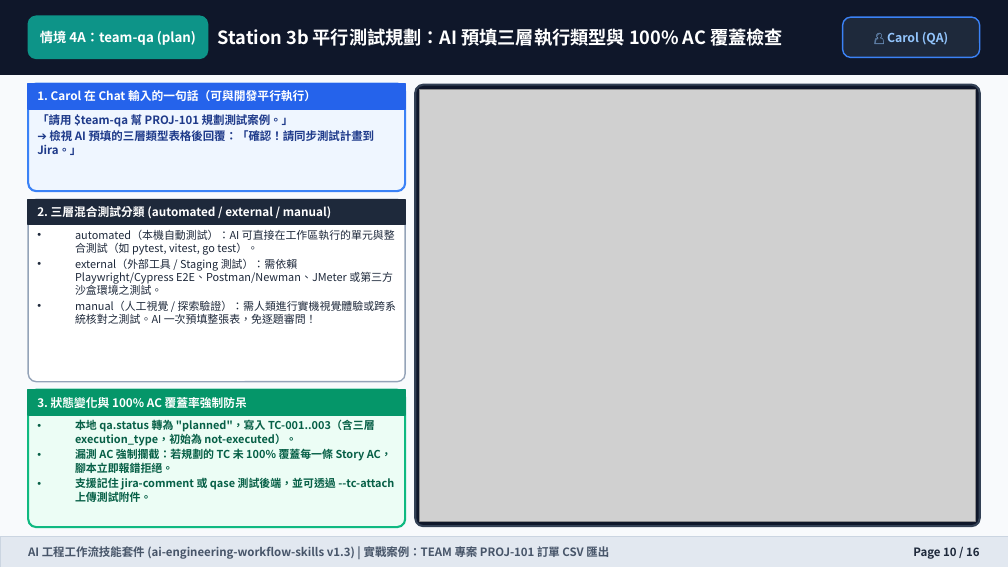
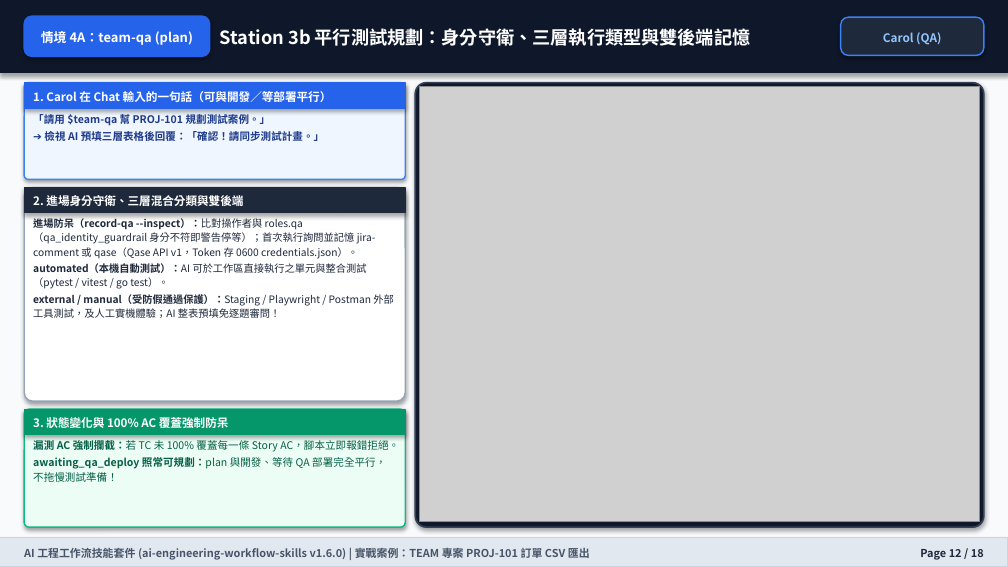
Before and after one commit to wilsonliu123/ai-engineering-workflow-skills, a slide deck: slide 12 of docs/training-manual.pptx (slide 10 before the commit). Drawn at 1008x567 pixels with LibreOffice and Linux fonts; fonts in the diff are those of the drawing; grey boxes stand for pictures. Boxes give left, top, right and bottom in pixels: in the first picture for what was removed or moved away, otherwise in the second. Text is boxed around its words. In the diff, an @@ line names an element or a change of style, - is before the commit and + after.

Commit message:
docs(ppt): sync training-manual.pptx and slide assets to v1.6.0

```diff
--- a/docs/training-manual.pptx
+++ b/docs/training-manual.pptx
@@ rounded rectangle: place and size @@
-rounded rectangle at [28,16,208,58]
+rounded rectangle at [24,16,210,56]
@@ rounded rectangle at [24,16,210,56]: fill #0D9488 to #2563EB; outline #0D9488 1 pt to #2563EB 1 pt; shadow on @@
@@ text "情境 4A：team-qa (plan)" at [41,31,193,45]: size 9.5 to 9.2 pt; line spacing 1 to 1.18 @@
@@ text at [220,28,751,46]: text changed @@
-Station 3b 平行測試規劃：AI 預填三層執行類型與 100% AC 覆蓋檢查
+Station 3b 平行測試規劃：身分守衛、三層執行類型與雙後端記憶
@@ rounded rectangle: place and size @@
-rounded rectangle at [843,17,980,57]
+rounded rectangle at [841,17,984,55]
@@ text at [883,32,941,45]: text changed; size 8.8 to 8.4 pt @@
-👤 Carol (QA)
+Carol (QA)
@@ rectangle: place and size @@
-rectangle at [28,84,405,109]
+rectangle at [24,83,405,108]
@@ rounded rectangle: place and size @@
-rounded rectangle at [28,84,405,192]
+rounded rectangle at [24,83,405,179]
@@ rounded rectangle at [24,83,405,179]: outline #3B82F6 1.5 pt to #3B82F6 1 pt; shadow on; proportions changed @@
@@ rounded rectangle: place and size @@
-rounded rectangle at [415,85,980,526]
+rounded rectangle at [415,83,984,527]
@@ rounded rectangle at [415,83,984,527]: outline #334155 1.5 pt to #334155 1.2 pt; shadow on; proportions changed @@
@@ picture: place and size @@
-picture at [419,90,976,521]
+picture at [419,87,980,521]
@@ text at [33,114,271,126]: size 8.2 to 7.5 pt in "「請用 $team-qa 幫 PROJ-101 規劃測試案例。」"; line spacing 1 to 1.15 @@
@@ text at [33,91,332,102]: text changed; size 8.4 to 8.3 pt @@
-1. Carol 在 Chat 輸入的一句話（可與開發平行執行）
+1. Carol 在 Chat 輸入的一句話（可與開發／等部署平行）
@@ text at [44,129,324,143]: text changed; size 8.2 to 7.5 pt @@
-➔ 檢視 AI 預填的三層類型表格後回覆：「確認！請同步測試計畫到 Jira。」
+➔ 檢視 AI 預填三層表格後回覆：「確認！請同步測試計畫。」
@@ rounded rectangle: place and size @@
-rounded rectangle at [28,200,405,382]
+rounded rectangle at [24,187,405,401]
@@ rounded rectangle at [24,187,405,401]: shadow on; proportions changed @@
@@ rectangle: place and size @@
-rectangle at [28,200,405,225]
+rectangle at [24,187,405,213]
@@ text at [33,195,243,206]: text changed; size 8.4 to 8.3 pt @@
-2. 三層混合測試分類 (automated / external / manual)
+2. 進場身分守衛、三層混合分類與雙後端
@@ text at [33,218,393,318]: text changed; size 7.8 to 7.3 pt @@
-• automated（本機自動測試）：AI 可直接在工作區執行的單元與整合測試（如 pytest, vitest, go test）。
-• external（外部工具 / Staging 測試）：需依賴 Playwright/Cypress E2E、Postman/Newman、JMeter 或第三方沙盒環境之測試。
-• manual（人工視覺 / 探索驗證）：需人類進行實機視覺體驗或跨系統核對之測試。AI 一次預填整張表，免逐題審問！
+進場防呆（record-qa --inspect）：比對操作者與 roles.qa（qa_identity_guardrail 身分不符即警告停等）；首次執行詢問並記憶 jira-comment 或 qase（Qase API v1，Token 存 0600 credentials.json）。
+automated（本機自動測試）：AI 可於工作區直接執行之單元與整合測試（pytest / vitest / go test）。
+external / manual（受防假通過保護）：Staging / Playwright / Postman 外部工具測試，及人工實機體驗；AI 整表預填免逐題審問！
@@ shadow on in 5 elements at [0,0,1008,73], [24,83,405,108], [841,17,984,55], [24,187,405,213], [24,409,405,434] @@
@@ rectangle: place and size @@
-rectangle at [28,390,405,415]
+rectangle at [24,409,405,434]
@@ rounded rectangle: place and size @@
-rounded rectangle at [28,390,405,527]
+rounded rectangle at [24,409,405,527]
@@ rounded rectangle at [24,409,405,527]: outline #10B981 1.5 pt to #10B981 1 pt; shadow on; proportions changed @@
@@ text at [33,415,229,431]: text changed; size 8.4 to 8.3 pt @@
-3. 狀態變化與 100% AC 覆蓋率強制防呆
+3. 狀態變化與 100% AC 覆蓋強制防呆
@@ text at [33,439,399,482]: text changed; size 7.8 to 7.5 pt; bold off @@
-• 本地 qa.status 轉為 "planned"，寫入 TC-001..003（含三層 execution_type，初始為 not-executed）。
-• 漏測 AC 強制攔截：若規劃的 TC 未 100% 覆蓋每一條 Story AC，腳本立即報錯拒絕。
-• 支援記住 jira-comment 或 qase 測試後端，並可透過 --tc-attach 上傳測試附件。
+漏測 AC 強制攔截：若 TC 未 100% 覆蓋每一條 Story AC，腳本立即報錯拒絕。
+awaiting_qa_deploy 照常可規劃：plan 與開發、等待 QA 部署完全平行，不拖慢測試準備！
@@ rectangle at [0,537,1008,566]: outline #CBD5E1 0.5 pt to #CBD5E1 0.75 pt; shadow on @@
@@ text at [24,546,590,561]: text changed; size 8.2 to 7.8 pt @@
-AI 工程工作流技能套件 (ai-engineering-workflow-skills v1.3) | 實戰案例：TEAM 專案 PROJ-101 訂單 CSV 匯出
+AI 工程工作流技能套件 (ai-engineering-workflow-skills v1.6.0) | 實戰案例：TEAM 專案 PROJ-101 訂單 CSV 匯出
@@ text at [920,549,984,560]: text changed; size 8.2 to 7.8 pt @@
-Page 10 / 16
+Page 12 / 18
```
Also in this commit, not shown: 13 other slides changed, 4 slides added, 2 slides removed, 18 other files.
